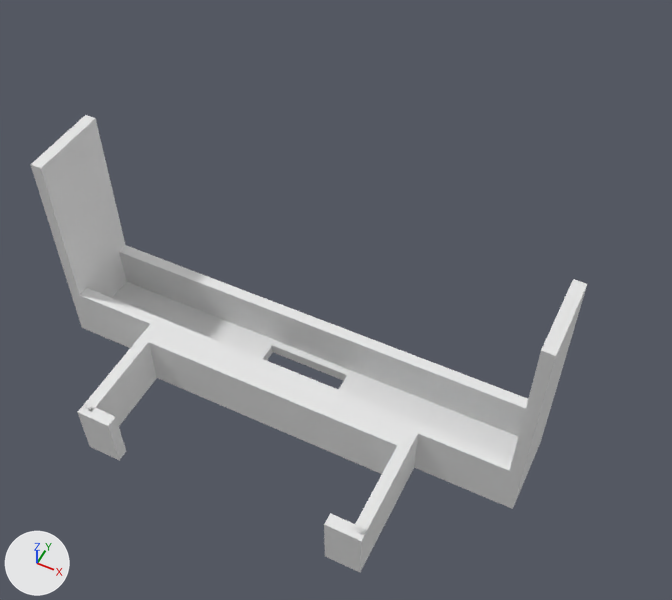
Two versions of the Blender file 3d_models/phone_holder.blend, one commit apart.
One viewpoint serves both versions: a camera (50 mm lens) standing at (50.0, -79.6, 128.3) and looking at (2.2, 15.9, 9.0). Lighting does not change. The marker at lower left points along +X, +Y and +Z.
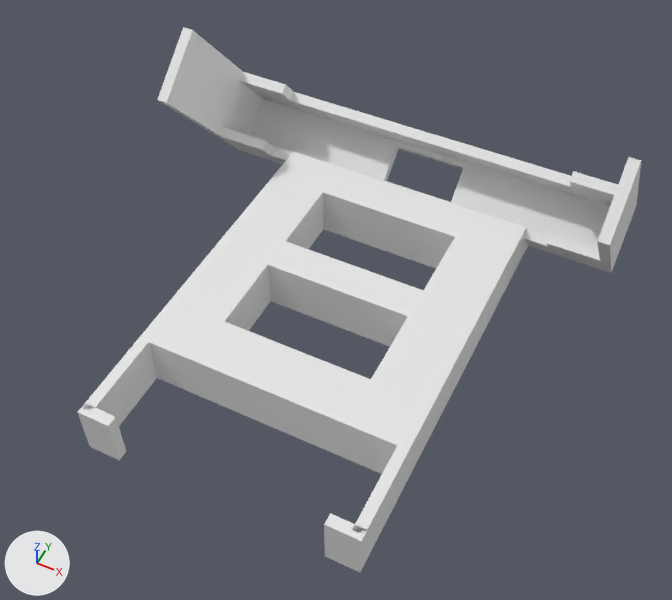
Commit message: Phone holder

Location of each change, (x1, y1, x2, y2) in pixels of the pictures (672 x 600 px):
'Cube.009', reshaped (39% wider, 108% taller): before (139, 324, 418, 482); after (139, 152, 528, 482)
'Cube.010', moved, turned: before (112, 281, 518, 460); after (250, 99, 610, 248)
'Cube.003', moved, turned: before (31, 115, 126, 331); after (157, 27, 263, 152)
'Cube.001', moved, rescaled, turned: before (119, 245, 528, 436); after (220, 127, 274, 155)
'Cube.002', moved, turned: before (80, 288, 512, 504); after (233, 143, 601, 269)
'Cube.004', moved, turned: before (501, 279, 587, 509); after (597, 157, 641, 273)
'Cube.011', added: after (251, 89, 612, 206)
'Cube.014', added: after (547, 233, 600, 264)
'Cube.013', added: after (570, 171, 618, 200)
'Cube.012', added: after (240, 72, 294, 101)

The change, as a list of edits to the scene's bpy script:
```text
Change me_cube_001:
    used by ob_cube_009; location = (0.0, -2.8, 1.0); rotation_euler = (1.571, 0.0, 0.0), in degrees (90, 0, 0); scale = (25.0, 5.0, 1.75)
    remove me_cube_001.from_pydata(...)  # 8 vertices, 6 faces; spans x -1.0..1.0, y -1.0..1.0, z -1.0..1.0
    add me_cube_001.from_pydata(...)  # 24 vertices, 18 faces; spans x -1.0..1.0, y -1.0..1.0, z -33.92..1.0
    me_cube_001 part 1
    4 vertices are removed from x -1.0..1.0, y -1.0..1.0, z -1.0
    5 faces are deleted
    12 vertices are added at x -1.0..1.0, y -1.0..1.0, z -33.92..-4.55
    8 new vertices lie (1.12, 0.0, 0.0) away from vertices in x -0.56, y -1.0..1.0, z -25.79..-4.55
    17 new faces join them
Change ob_cube_001:
    add ob_cube_001.parent = ob_cube_004
    add ob_cube_001.matrix_parent_inverse = Matrix(((0.0, 0.143, 0.0, -2.866), (0.0, 0.0, 0.1, -0.6), (1.0, 0.0, 0.0, -41.0), (0.0, 0.0, 0.0, 1.0)))
    ob_cube_001.location: (0.0, 12.0, 1.0) -> (-35.0, 14.0, 8.5)
    ob_cube_001.scale: (40.0, 5.0, 1.0) -> (5.0, 2.5, 1.0)
Change ob_cube_002:
    add ob_cube_002.parent = ob_cube_004
    add ob_cube_002.matrix_parent_inverse = Matrix(((0.0, 0.143, 0.0, -2.866), (0.0, 0.0, 0.1, -0.6), (1.0, 0.0, 0.0, -41.0), (0.0, 0.0, 0.0, 1.0)))
    ob_cube_002.location: (0.0, 0.0, 1.0) -> (0.0, 14.06, 1.0)
Change ob_cube_003:
    add ob_cube_003.parent = ob_cube_004
    add ob_cube_003.matrix_parent_inverse = Matrix(((0.0, 0.143, 0.0, -2.866), (0.0, 0.0, 0.1, -0.6), (1.0, 0.0, 0.0, -41.0), (0.0, 0.0, 0.0, 1.0)))
    ob_cube_003.location: (-41.0, 6.0, 6.0) -> (-41.0, 20.06, 6.0)
Change ob_cube_004:
    ob_cube_004.location: (41.0, 6.0, 6.0) -> (41.0, 55.5, 8.2)
    ob_cube_004.rotation_euler: (1.571, 0.0, 1.571) -> (1.571, -0.698, 1.571)  # degrees (90, 0, 90) -> degrees (90, -40, 90)
Change ob_cube_010:
    add ob_cube_010.parent = ob_cube_004
    add ob_cube_010.matrix_parent_inverse = Matrix(((0.0, 0.143, 0.0, -2.866), (0.0, 0.0, 0.1, -0.6), (1.0, 0.0, 0.0, -41.0), (0.0, 0.0, 0.0, 1.0)))
    ob_cube_010.location: (0.0, 6.0, -3.0) -> (0.0, 20.06, -3.0)
Add ob_cube_014:
    ob_cube_014 = bpy.data.objects.new('Cube.014', me_cube_001.copy())  # the mesh of ob_cube_009
    ob_cube_014.parent = ob_cube_004
    ob_cube_014.location = (35.0, 14.0, 8.5)
    ob_cube_014.rotation_euler = (1.571, 0.0, 0.0)  # degrees (90, 0, 0)
    ob_cube_014.scale = (5.0, 2.5, 1.0)
Add ob_cube_013:
    ob_cube_013 = bpy.data.objects.new('Cube.013', me_cube_001.copy())  # the mesh of ob_cube_009
    ob_cube_013.parent = ob_cube_004
    ob_cube_013.location = (35.0, 26.06, 8.5)
    ob_cube_013.rotation_euler = (1.571, 0.0, 0.0)  # degrees (90, 0, 0)
    ob_cube_013.scale = (5.0, 2.5, 1.0)
Add ob_cube_012:
    ob_cube_012 = bpy.data.objects.new('Cube.012', me_cube_001.copy())  # the mesh of ob_cube_009
    ob_cube_012.parent = ob_cube_004
    ob_cube_012.location = (-35.0, 26.06, 8.5)
    ob_cube_012.rotation_euler = (1.571, 0.0, 0.0)  # degrees (90, 0, 0)
    ob_cube_012.scale = (5.0, 2.5, 1.0)
Add ob_cube_011:
    ob_cube_011 = bpy.data.objects.new('Cube.011', me_cube_001.copy())  # the mesh of ob_cube_009
    ob_cube_011.parent = ob_cube_004
    ob_cube_011.location = (0.0, 26.06, 1.0)
    ob_cube_011.rotation_euler = (1.571, 0.0, 0.0)  # degrees (90, 0, 0)
    ob_cube_011.scale = (40.0, 5.0, 1.0)
```
